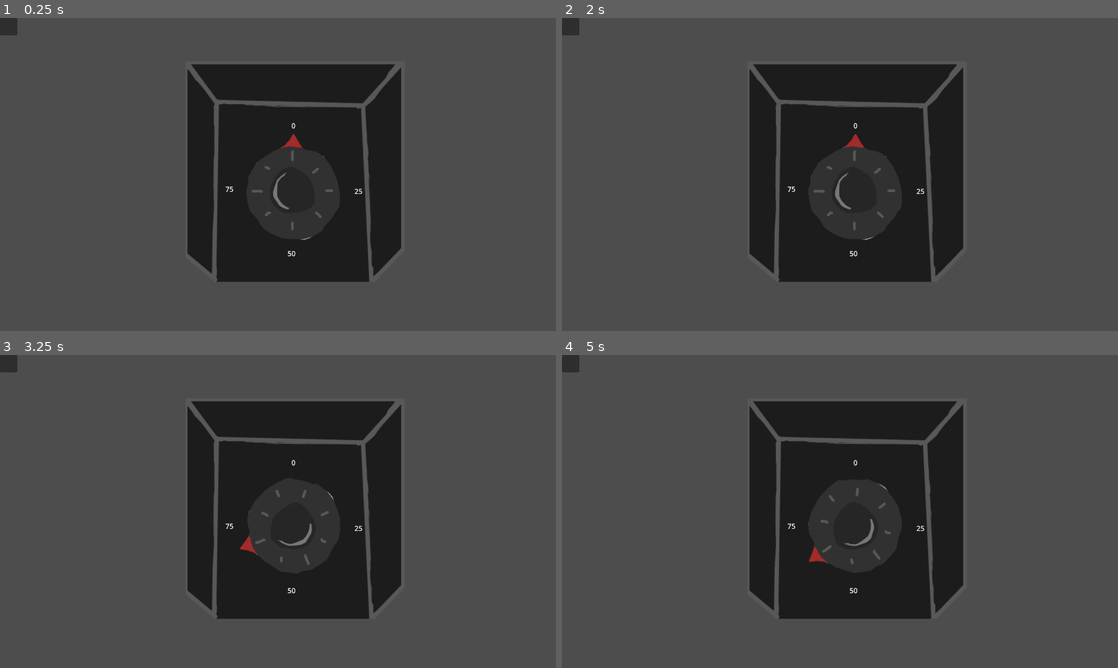
Above: before the commit, frames 1-4 (two rows, left to right).
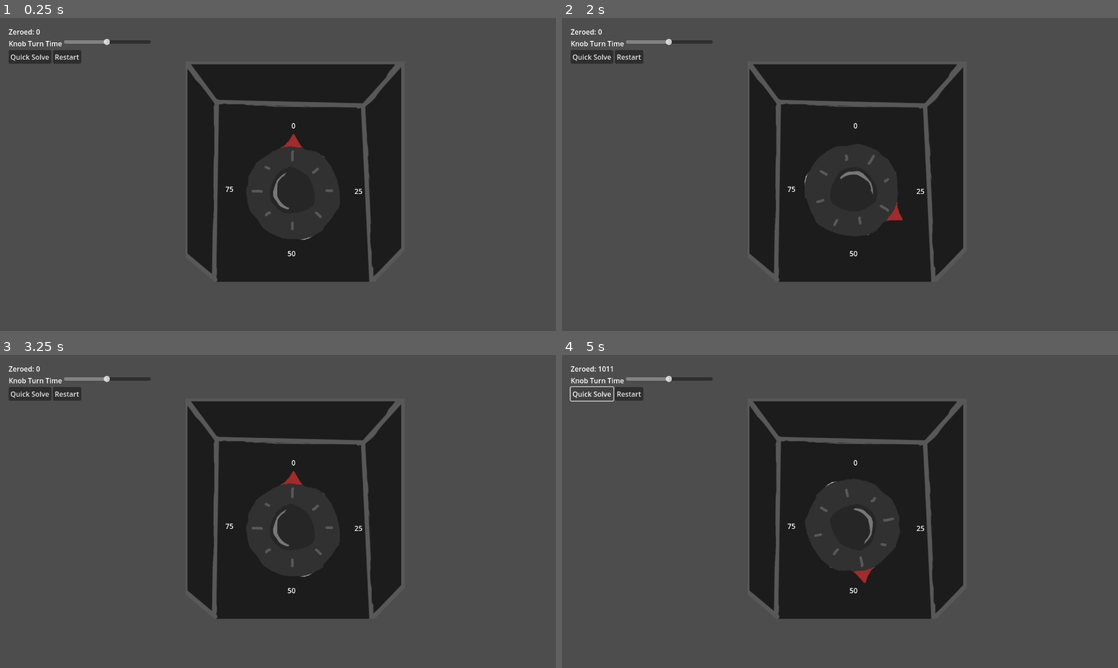
Above: after the commit, the same moments.

Repository: CodeyWinslow/adventofcode2025
Game: Godot game, scene res://day1/day1.tscn
Same seed, same stepped clock (60 frames per second), same inputs: the game is played once before the commit and once after it. Before the commit the project has no main scene; this scene is started directly in both runs.
Inputs (mouse positions are in pixels of both pictures, inside the frame that each line leads up to):
- Up to frame 1 (0.25 s): no input
- Up to frame 2 (2 s): click (589, 55) at 0.5 s, where only the run after the commit has a clickable "Quick Solve"; click (628, 55) at 1.25 s, where only the run after the commit has a clickable "Restart"
- Up to frame 3 (3.25 s): click (66, 392) at 2 s, where only the run after the commit has a clickable "Restart"; click (66, 392) at 2.75 s, where only the run after the commit has a clickable "Restart"
- Up to frame 4 (5 s): click (589, 392) at 3.5 s, where only the run after the commit has a clickable "Quick Solve"; click (589, 392) at 4.25 s, where only the run after the commit has a clickable "Quick Solve"

The runs differ from the first frame. In frame 1, 1.0% of the frame differs, in the area x 0-28%, y 0-15%; in frame 2, 1.4%, in the area x 0-62%, y 0-71%; in frame 3, 1.4%; in frame 4, 1.3%.

Commit message:
Complete day 1

Diff:
--- a/aoc25/day1/day1.tscn
+++ b/aoc25/day1/day1.tscn
@@ -1,9 +1,13 @@
-[gd_scene load_steps=7 format=3 uid="uid://diqd6xf2a7h76"]
+[gd_scene load_steps=11 format=3 uid="uid://diqd6xf2a7h76"]
 
 [ext_resource type="Script" path="res://day1/solver.gd" id="1_5hhqy"]
 [ext_resource type="Texture2D" uid="uid://wdm82ao0nhay" path="res://day1/safe_backer.png" id="1_fh0t1"]
 [ext_resource type="Texture2D" uid="uid://bbjr4v4eh6pb0" path="res://day1/safe_knob.png" id="2_shyg6"]
 [ext_resource type="Script" path="res://day1/knob.gd" id="4_0dddw"]
+[ext_resource type="Script" path="res://day1/time_slider.gd" id="5_kkeds"]
+[ext_resource type="Script" path="res://day1/times_zeroed_label.gd" id="5_vageg"]
+[ext_resource type="Script" path="res://day1/restart.gd" id="7_8hfub"]
+[ext_resource type="Script" path="res://day1/solve.gd" id="7_y4vmp"]
 
 [sub_resource type="Curve" id="Curve_0dr13"]
 _data = [Vector2(0, 1), 0.0, 0.0, 0, 0, Vector2(1, 0), 0.0, 0.0, 0, 0]
@@ -25,26 +29,17 @@
 offset = Vector2(5.05, -3.69)
 script = ExtResource("4_0dddw")
 solver = NodePath("../Solver")
-speed = 200.0
+wait_time = 0.0
 
-[node name="Control" type="Control" parent="."]
+[node name="Numbers" type="Control" parent="."]
 layout_mode = 3
-anchors_preset = 15
-anchor_right = 1.0
-anchor_bottom = 1.0
-grow_horizontal = 2
-grow_vertical = 2
-size_flags_horizontal = 3
-size_flags_vertical = 3
-
-[node name="Numbers" type="Control" parent="Control"]
 anchors_preset = 0
 offset_left = 103.0
 offset_top = 36.0
 offset_right = 143.0
 offset_bottom = 76.0
 
-[node name="Label" type="Label" parent="Control/Numbers"]
+[node name="Label" type="Label" parent="Numbers"]
 layout_mode = 0
 offset_left = 568.0
 offset_top = 200.0
@@ -53,7 +48,7 @@
 text = "0
 "
 
-[node name="Label2" type="Label" parent="Control/Numbers"]
+[node name="Label2" type="Label" parent="Numbers"]
 layout_mode = 0
 offset_left = 713.0
 offset_top = 351.0
@@ -62,7 +57,7 @@
 text = "25
 "
 
-[node name="Label3" type="Label" parent="Control/Numbers"]
+[node name="Label3" type="Label" parent="Numbers"]
 layout_mode = 0
 offset_left = 559.0
 offset_top = 494.0
@@ -71,7 +66,7 @@
 text = "50
 "
 
-[node name="Label4" type="Label" parent="Control/Numbers"]
+[node name="Label4" type="Label" parent="Numbers"]
 layout_mode = 0
 offset_left = 416.0
 offset_top = 346.0
@@ -79,24 +74,6 @@
 offset_bottom = 369.0
 text = "75
 "
-
-[node name="MarginContainer" type="MarginContainer" parent="Control"]
-layout_mode = 1
-anchors_preset = 15
-anchor_right = 1.0
-anchor_bottom = 1.0
-grow_horizontal = 2
-grow_vertical = 2
-theme_override_constants/margin_left = 20
-theme_override_constants/margin_top = 20
-
-[node name="VBoxContainer" type="VBoxContainer" parent="Control/MarginContainer"]
-layout_mode = 2
-
-[node name="Panel" type="Panel" parent="Control"]
-layout_mode = 0
-offset_right = 40.0
-offset_bottom = 40.0
 
 [node name="CPUParticles2D" type="CPUParticles2D" parent="."]
 z_index = 10
@@ -117,3 +94,76 @@
 
 [node name="Solver" type="Node" parent="."]
 script = ExtResource("1_5hhqy")
+
+[node name="CanvasLayer" type="CanvasLayer" parent="."]
+
+[node name="Control" type="Control" parent="CanvasLayer"]
+layout_mode = 3
+anchors_preset = 15
+anchor_right = 1.0
+anchor_bottom = 1.0
+grow_horizontal = 2
+grow_vertical = 2
+size_flags_horizontal = 3
+size_flags_vertical = 3
+
+[node name="MarginContainer" type="MarginContainer" parent="CanvasLayer/Control"]
+layout_mode = 1
+anchors_preset = 15
+anchor_right = 1.0
+anchor_bottom = 1.0
+grow_horizontal = 2
+grow_vertical = 2
+theme_override_constants/margin_left = 20
+theme_override_constants/margin_top = 20
+
+[node name="VBoxContainer" type="VBoxContainer" parent="CanvasLayer/Control/MarginContainer"]
+layout_mode = 2
+
+[node name="HBoxContainer" type="HBoxContainer" parent="CanvasLayer/Control/MarginContainer/VBoxContainer"]
+layout_mode = 2
+
+[node name="Label" type="Label" parent="CanvasLayer/Control/MarginContainer/VBoxContainer/HBoxContainer"]
+layout_mode = 2
+text = "Zeroed:"
+
+[node name="TimesZeroedLabel" type="Label" parent="CanvasLayer/Control/MarginContainer/VBoxContainer/HBoxContainer" node_paths=PackedStringArray("knob")]
+layout_mode = 2
+text = "0
+"
+script = ExtResource("5_vageg")
+knob = NodePath("../../../../../../SafeKnob")
+
+[node name="HBoxContainer2" type="HBoxContainer" parent="CanvasLayer/Control/MarginContainer/VBoxContainer"]
+layout_mode = 2
+
+[node name="Label" type="Label" parent="CanvasLayer/Control/MarginContainer/VBoxContainer/HBoxContainer2"]
+layout_mode = 2
+text = "Knob Turn Time"
+
+[node name="TimeSlider" type="HSlider" parent="CanvasLayer/Control/MarginContainer/VBoxContainer/HBoxContainer2" node_paths=PackedStringArray("knob")]
+custom_minimum_size = Vector2(200, 0)
+layout_mode = 2
+min_value = 0.01
+max_value = 1.0
+step = 0.01
+value = 0.01
+script = ExtResource("5_kkeds")
+knob = NodePath("../../../../../../SafeKnob")
+
+[node name="HBoxContainer3" type="HBoxContainer" parent="CanvasLayer/Control/MarginContainer/VBoxContainer"]
+layout_mode = 2
+
+[node name="Solve" type="Button" parent="CanvasLayer/Control/MarginContainer/VBoxContainer/HBoxContainer3" node_paths=PackedStringArray("knob")]
+layout_mode = 2
+text = "Quick Solve"
+script = ExtResource("7_y4vmp")
+knob = NodePath("../../../../../../SafeKnob")
+
+[node name="Restart" type="Button" parent="CanvasLayer/Control/MarginContainer/VBoxContainer/HBoxContainer3"]
+layout_mode = 2
+text = "Restart"
+script = ExtResource("7_8hfub")
+
+[connection signal="on_zeroed" from="SafeKnob" to="CPUParticles2D" method="restart"]
+[connection signal="on_zeroed" from="SafeKnob" to="CanvasLayer/Control/MarginContainer/VBoxContainer/HBoxContainer/TimesZeroedLabel" method="on_zeroed"]
--- a/aoc25/day1/knob.gd
+++ b/aoc25/day1/knob.gd
@@ -1,45 +1,102 @@
 extends Sprite2D
 class_name Knob
 
-var target_rotation : float = 0
+signal on_zeroed
+signal on_complete(times_zeroed : int)
+
+var amount_to_rotate : float = 0
 var current_position : int = 50
 var current_direction : int = 1 # 1 is right, -1 is left
+var times_zeroed : int = 0
+var running : bool = true
 
 @export var solver : Solver
-@export var speed : float = 100.0
+@export var time_to_spin = 0.5
+@export var wait_time = 0.1
 
-func _ready():
-	rotation_degrees = target_rotation
+func GetTimeToSpin():
+	return time_to_spin
 
-	while true:
-		await get_tree().create_timer(2).timeout
+func SetTimeToSpin(spin_time : float):
+	time_to_spin = spin_time
+
+func GetTimesZeroed():
+	return times_zeroed
+
+func QuickSolve():
+	running = false
+
+	while !solver.IsFinished():
 		var move : Move = solver.GetNextMove()
 		current_direction = 1 if move.direction == Move.MoveDirection.Right else -1
 		change_position(solver.process_move(current_position, move))
 
+	if amount_to_rotate > 0:
+		amount_to_rotate = 0
+		on_finished_rotation()
+
+	on_complete.emit(times_zeroed)
+
+func _ready():
+	rotation_degrees = 0
+
+	while running:
+		await get_tree().create_timer(time_to_spin + wait_time).timeout
+
+		if !running or solver.IsFinished():
+			running = false
+			break
+
+		var move : Move = solver.GetNextMove()
+		current_direction = 1 if move.direction == Move.MoveDirection.Right else -1
+		change_position(solver.process_move(current_position, move))
+
+	on_complete.emit(times_zeroed)
+
 func _process(delta):
-	var cur_rot = wrapf(rotation_degrees, 0, 360.0)
-	var targ_rot = wrapf(target_rotation, 0, 360.0)
+	if amount_to_rotate > 0:
+		var has_finished_rotation = false
 
-	if current_direction == 1:
-		# moving right, target should be > current
-		if targ_rot < cur_rot:
-			targ_rot += 360
-	elif targ_rot > cur_rot:
-		# moving left, target should be < current
-		targ_rot -= 360
+		var speed = 360.0 / time_to_spin
+		var rotation_this_frame = delta * speed
 
-	print("moving %s from %f to %f" % ["LEFT" if current_direction == -1 else "RIGHT", cur_rot, targ_rot])
+		if rotation_this_frame > amount_to_rotate:
+			rotation_this_frame = amount_to_rotate
+			has_finished_rotation = true
 
-	var rot_change = targ_rot - cur_rot
-	var frame_change = sign(rot_change) * delta * speed
-	var new_rotation = rotation_degrees + min(frame_change, rot_change)
-	rotation_degrees= new_rotation
+		amount_to_rotate -= rotation_this_frame
+		rotation_degrees += rotation_this_frame * current_direction
+
+		if has_finished_rotation:
+			on_finished_rotation()
 
 func change_position(position : int):
-	print("setting knob position to %d" % [position])
+	if amount_to_rotate > 0:
+		on_finished_rotation()
+
 	current_position = position
-	target_rotation = knob_position_to_rotation(current_position)
+
+	if current_position == 0:
+		times_zeroed += 1
+
+	var next_rotation_angle = knob_position_to_rotation(current_position)
+	print("Rotating %s to angle %f for position %d" % ["RIGHT" if current_direction == 1 else "LEFT", next_rotation_angle, position])
+	amount_to_rotate = get_amount_to_rotate(rotation_degrees, next_rotation_angle, current_direction)
+
+func on_finished_rotation():
+	if current_position == 0:
+		on_zeroed.emit()
 
 func knob_position_to_rotation(position : int)->float:
 	return float(position) / 100.0 * 360.0
+
+func get_amount_to_rotate(from:float, to:float, direction:int): # right is 1, left is -1
+	var from_wrapped = wrapf(from, 0, 360.0)
+	var to_wrapped = wrapf(to, 0, 360.0)
+
+	var delta = to_wrapped - from_wrapped
+
+	if sign(delta) != sign(direction):
+		delta += 360.0 * sign(direction)
+
+	return abs(delta)
--- /dev/null
+++ b/aoc25/day1/restart.gd
@@ -0,0 +1,6 @@
+extends Button
+
+
+# Called when the node enters the scene tree for the first time.
+func _pressed() -> void:
+	get_tree().change_scene_to_file("res://day1/day1.tscn")
--- /dev/null
+++ b/aoc25/day1/solve.gd
@@ -0,0 +1,7 @@
+extends Button
+
+@export var knob : Knob
+
+# Called when the node enters the scene tree for the first time.
+func _pressed() -> void:
+	knob.QuickSolve()
--- a/aoc25/day1/solver.gd
+++ b/aoc25/day1/solver.gd
@@ -10,10 +10,15 @@
 	_read_input()
 
 func GetNextMove():
-	if current_move >= len(moves):
+	if IsFinished():
 		return Move.new()
 
-	return moves[current_move]
+	var move = moves[current_move]
+	current_move += 1
+	return move
+
+func IsFinished():
+	return current_move >= len(moves)
 
 func process_move(position:int, move:Move):
 	var delta : int = 1
--- /dev/null
+++ b/aoc25/day1/time_slider.gd
@@ -0,0 +1,14 @@
+extends HSlider
+
+@export var knob : Knob
+
+# Called when the node enters the scene tree for the first time.
+func _ready() -> void:
+	set_value_no_signal(knob.GetTimeToSpin())
+
+# Called every frame. 'delta' is the elapsed time since the previous frame.
+func _process(delta: float) -> void:
+	pass
+
+func _value_changed(new_value: float) -> void:
+	knob.SetTimeToSpin(new_value)
--- /dev/null
+++ b/aoc25/day1/times_zeroed_label.gd
@@ -0,0 +1,9 @@
+extends Label
+
+@export var knob : Knob
+
+func _ready():
+	on_zeroed()
+# Called when the node enters the scene tree for the first time.
+func on_zeroed():
+	text = str(knob.GetTimesZeroed())
--- a/aoc25/project.godot
+++ b/aoc25/project.godot
@@ -11,6 +11,7 @@
 [application]
 
 config/name="AoC25"
+run/main_scene="res://day1/day1.tscn"
 config/features=PackedStringArray("4.3", "GL Compatibility")
 config/icon="res://icon.svg"
 
Not shown, added: aoc25/export_presets.cfg
